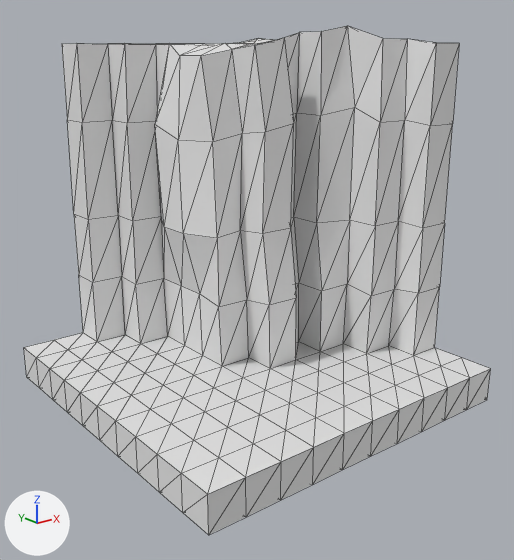
The FBX model rpgGame/Assets/tileset/corner.fbx: old version first, new version second.
Before and after are seen from a 50 mm camera at (-1.219, -1.563, 0.914) aimed at (-0.013, -0.055, 0.311). Lighting does not change. The marker at lower left points along +X, +Y and +Z. Mesh edges are drawn as thin lines. Where no turn or scale is listed for an object, it has been applied to the vertices.

Before the edit, the objects in view are built like this:
```python
me_mesh = bpy.data.meshes.new('Mesh')
me_mesh.from_pydata(...)  # 378 vertices, 752 faces; spans x -0.5..0.5, y -0.5..0.5, z -0.05..0.996
ob_cube = bpy.data.objects.new('Cube', me_mesh)
ob_cube.location = (0.0, 0.0, 0.0)
```
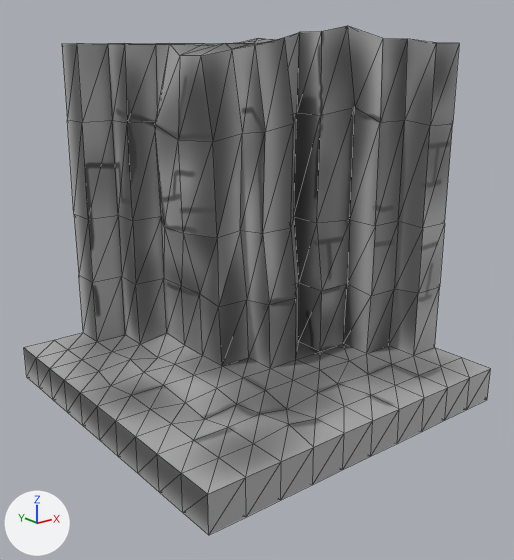
Boxes [x1, y1, x2, y2] around the edits, measured in the pictures (514 x 560 px; the box of a moved part takes in the faces that stretch with it):
'Cube', recoloured, reshaped, surface changed: [24, 26, 491, 535] in both
part 1 of me_mesh, moved or reshaped: [65, 278, 203, 406] in both
part 2 of me_mesh, moved or reshaped: [151, 366, 344, 461] in both
part 3 of me_mesh, moved or reshaped: [293, 344, 395, 406] in both
part 4 of me_mesh, surface changed: [24, 26, 491, 535] in both

What changed in the scene script:
```text
Add img_cornertex_png:
    img_cornertex_png = load_image('cornertex.png', '_unpacked/cornertex.png', 1024, 1024, 'sRGB')
Add mat_mat:
    mat_mat = bpy.data.materials.new('Mat')
    # uses the picture img_cornertex_png
Change me_mesh:
    where me_mesh.from_pydata(...)  # 378 vertices, 752 faces; spans x -0.5..0.5, y -0.5..0.5, z -0.05..0.996
    used by ob_cube; location = (0.0, 0.0, 0.0)
    me_mesh part 1
    me_mesh.vertices[85].co: (-0.4, 0.1, 0.05) -> (-0.405, 0.107, 0.04)  # pixel (113, 382) -> pixel (110, 385)
    me_mesh.vertices[86].co: (-0.4, 0.2, 0.05) -> (-0.393, 0.206, 0.044)  # pixel (97, 370) -> pixel (98, 371)
    me_mesh.vertices[94].co: (-0.3, 0.1, 0.05) -> (-0.307, 0.094, 0.056)  # pixel (144, 373) -> pixel (143, 372)
    me_mesh.vertices[95].co: (-0.3, 0.2, 0.05) -> (-0.295, 0.193, 0.06)  # pixel (127, 361) -> pixel (130, 359)
    me_mesh.vertices[104].co: (-0.2, 0.2, 0.05) -> (-0.198, 0.2, 0.036)  # pixel (157, 353) -> pixel (157, 357)
    me_mesh.vertices[105].co: (-0.2, 0.3, 0.05) -> (-0.201, 0.299, 0.049)  # pixel (140, 343) -> pixel (140, 344)
    me_mesh.vertices[113].co: (-0.1, 0.2, 0.05) -> (-0.099, 0.201, 0.051)  # pixel (184, 345)
    me_mesh.vertices[114].co: (-0.1, 0.3, 0.05) -> (-0.102, 0.3, 0.064)  # pixel (167, 336) -> pixel (166, 332)
    me_mesh part 2
    me_mesh.vertices[91].co: (-0.3, -0.2, 0.05) -> (-0.296, -0.195, 0.025)  # pixel (204, 411) -> pixel (204, 419)
    me_mesh.vertices[92].co: (-0.3, -0.1, 0.05) -> (-0.291, -0.095, 0.031)  # pixel (183, 397) -> pixel (185, 402)
    me_mesh.vertices[98].co: (-0.2, -0.4, 0.05) -> (-0.193, -0.404, 0.066)  # pixel (285, 430) -> pixel (288, 424)
    me_mesh.vertices[99].co: (-0.2, -0.3, 0.05) -> (-0.204, -0.305, 0.056)  # pixel (259, 414) -> pixel (259, 413)
    me_mesh.vertices[100].co: (-0.2, -0.2, 0.05) -> (-0.198, -0.201, 0.04)  # pixel (235, 400) -> pixel (236, 404)
    me_mesh.vertices[101].co: (-0.2, -0.1, 0.05) -> (-0.192, -0.101, 0.046)  # pixel (213, 387) -> pixel (216, 388)
    me_mesh.vertices[107].co: (-0.1, -0.4, 0.05) -> (-0.096, -0.395, 0.044)  # pixel (315, 417) -> pixel (315, 418)
    me_mesh.vertices[108].co: (-0.1, -0.3, 0.05) -> (-0.107, -0.296, 0.034)  # pixel (289, 403) -> pixel (286, 409)
    me_mesh part 3
    me_mesh.vertices[126].co: (0.1, -0.3, 0.05) -> (0.09, -0.287, 0.045)  # pixel (343, 382) -> pixel (337, 383)
    me_mesh.vertices[127].co: (0.1, -0.2, 0.05) -> (0.113, -0.19, 0.046)  # pixel (318, 370) -> pixel (319, 369)
    me_mesh.vertices[135].co: (0.2, -0.3, 0.05) -> (0.187, -0.31, 0.054)  # pixel (368, 373) -> pixel (368, 374)
    me_mesh.vertices[136].co: (0.2, -0.2, 0.05) -> (0.21, -0.213, 0.055)  # pixel (343, 361) -> pixel (349, 360)
    me_mesh part 4: texture (UV) coordinates of 752 of 752 faces, centred in x -0.5..0.5, y -0.5..0.5, z -0.05..0.971, changed; they spanned u 0.0..1.0, v 0.0..1.0 and now span u 0.01..0.84, v 0.01..0.99
    add me_mesh.materials.append(mat_mat)
```
